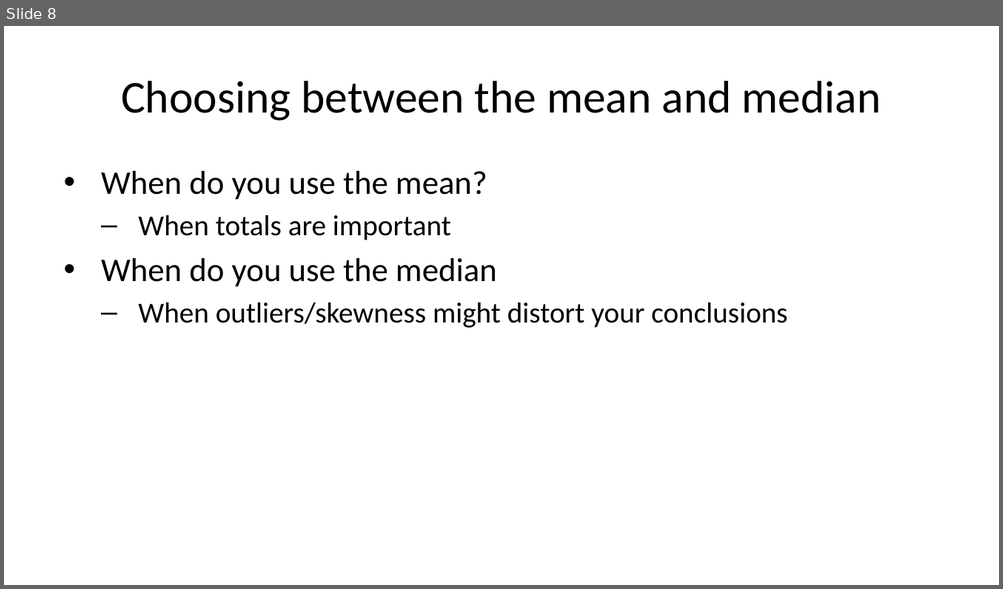
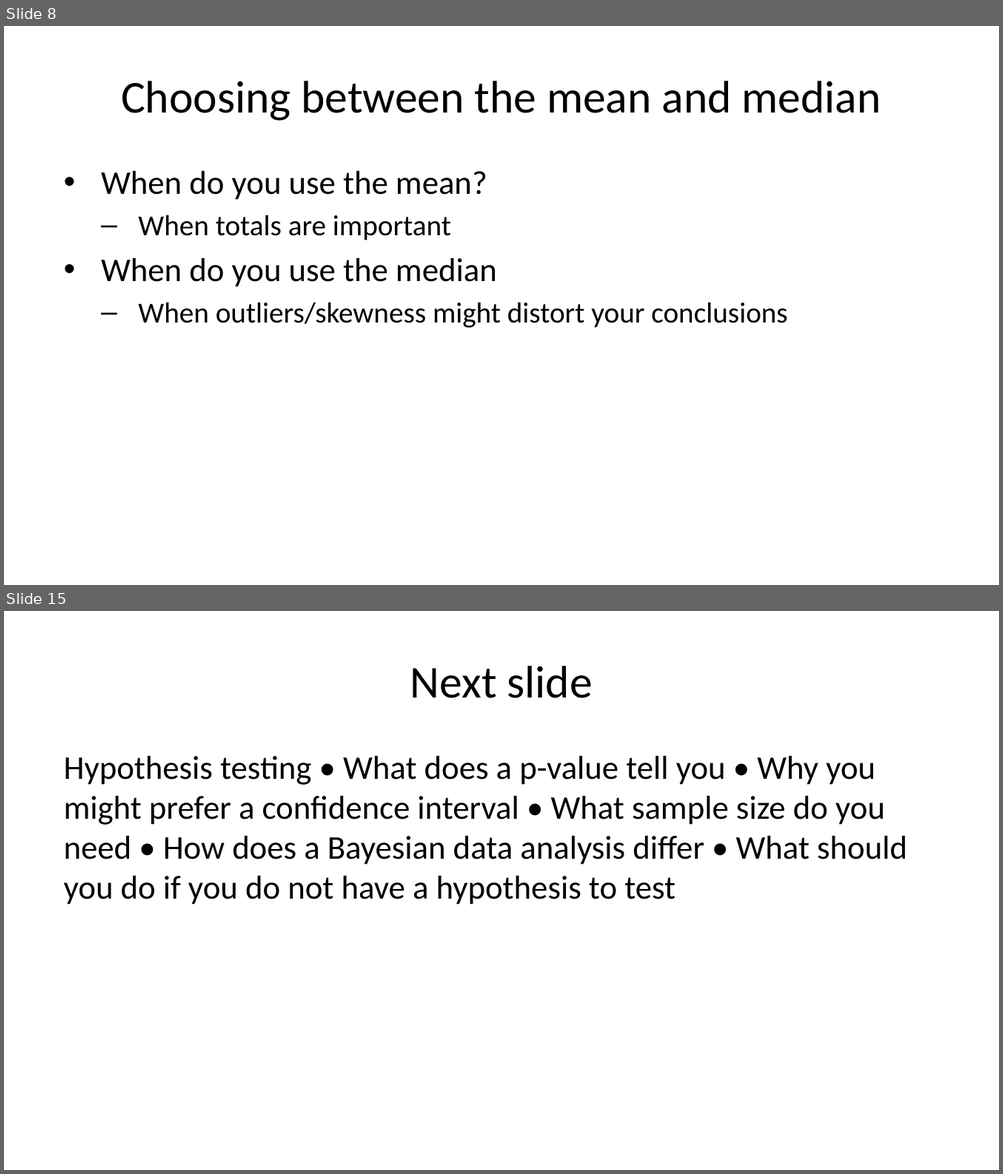
Before and after one commit to pmean/talks, a slide deck: clinical-statistics/day-one.pptx. Shown one above the other, each under a label of ours: slide 8 before the commit, slides 8 and 15 after it; the slides between them are not shown. The pictures are 1003x589 and 1003x1174 pixels, drawn with LibreOffice and Linux fonts; fonts in the diff are those of the drawing. Boxes give left, top, right and bottom in pixels: in the first picture for what was removed or moved away, otherwise in the second. Text is boxed around its words. In the diff, an @@ line names an element or a change of style, - is before the commit and + after.

```diff
--- a/clinical-statistics/day-one.pptx
+++ b/clinical-statistics/day-one.pptx
@@ slide 15 added at [4, 611, 999, 1170], background #FFFFFF @@
@@ title added at [410, 666, 592, 698], 33 pt, text #000000 @@
+Next slide
@@ text added at [64, 756, 907, 905], 24 pt, text #000000 @@
+Hypothesis testing • What does a p-value tell you • Why you might prefer a confidence interval • What sample size do you need • How does a Bayesian data analysis differ • What should you do if you do not have a hypothesis to test
```
Also in this commit, not shown: 8 other slides added, 3 other files.
